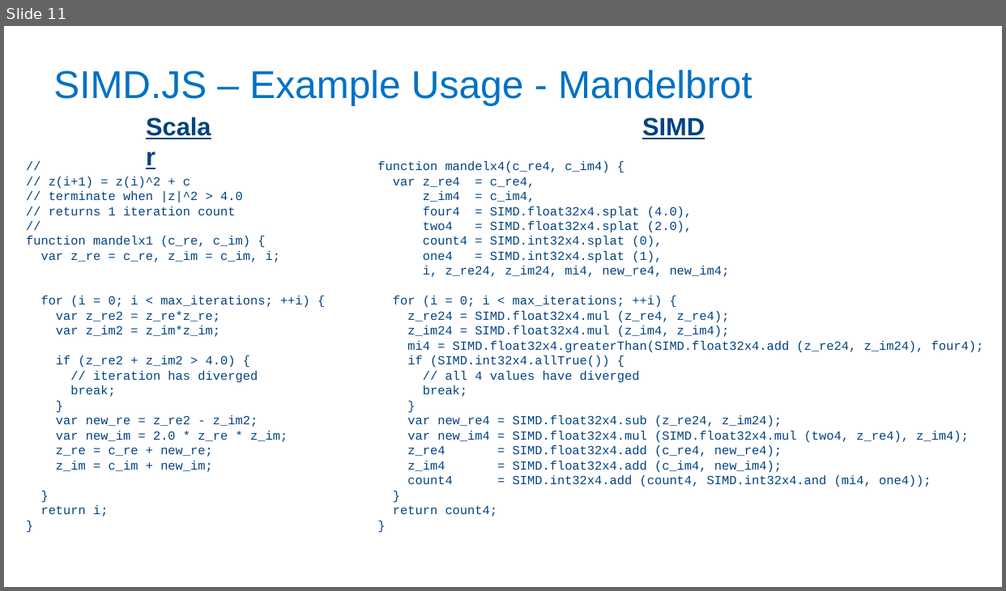
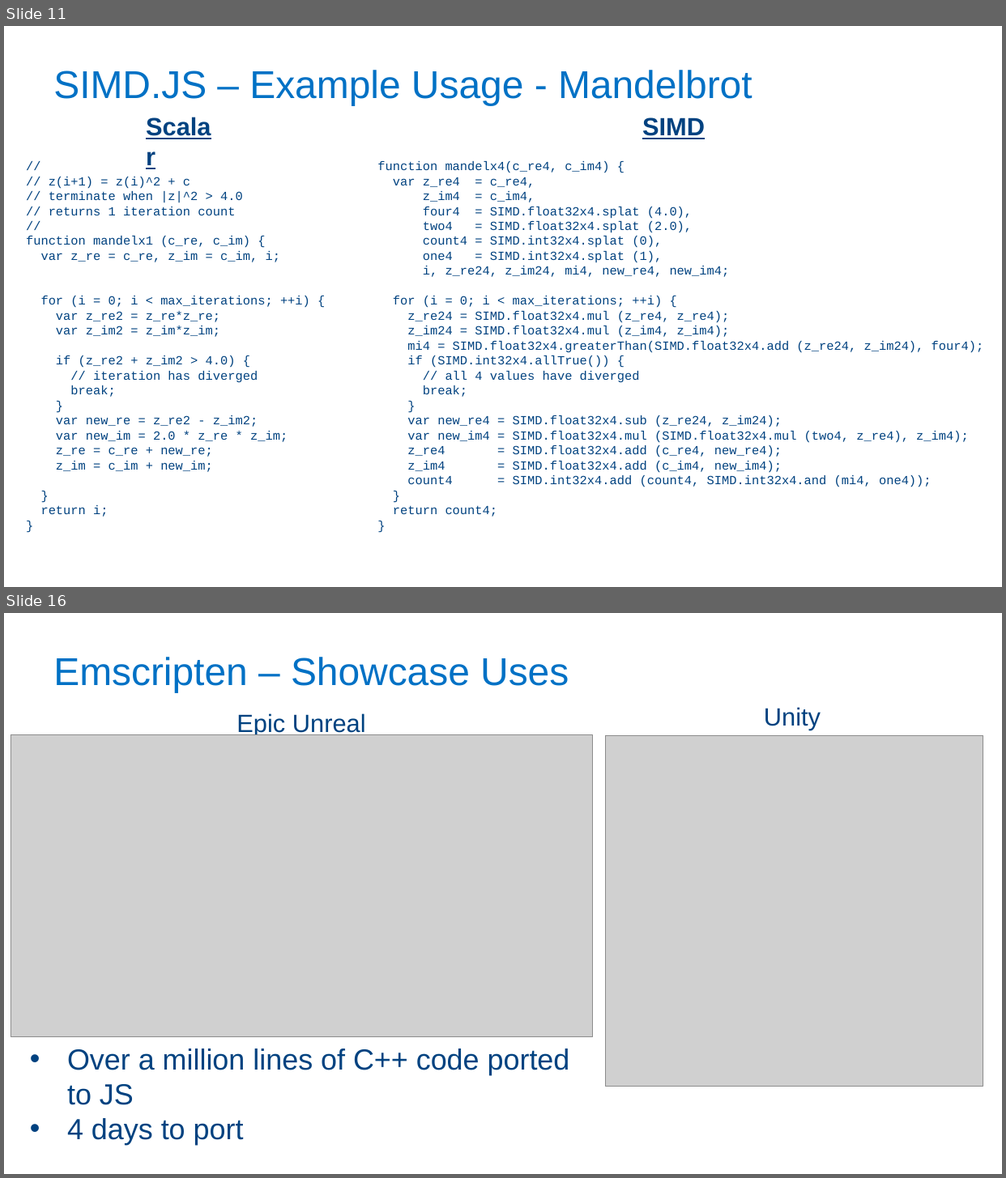
Before and after one commit to PeterJensen/wpmvp2015, a slide deck: simdjs-presentation.pptx. Shown one above the other, each under a label of ours: slide 11 before the commit, slides 11 and 16 after it; the slides between them are not shown. The pictures are 1006x591 and 1006x1178 pixels, drawn with LibreOffice and Linux fonts; fonts in the diff are those of the drawing; grey boxes stand for pictures; background and template pictures are left out. Boxes give left, top, right and bottom in pixels: in the first picture for what was removed or moved away, otherwise in the second. Text is boxed around its words. In the diff, an @@ line names an element or a change of style, - is before the commit and + after.

Commit message:
Added more slides for SIMD.JS and Emscripten

```diff
--- a/simdjs-presentation.pptx
+++ b/simdjs-presentation.pptx
@@ slide 16 added at <box>4,613,1002,1174</box>, background #FFFFFF @@
@@ title added at <box>53,657,569,693</box>, 37.3 pt, text #0071C5 @@
+Emscripten – Showcase Uses
@@ text added at <box>764,707,820,730</box>, 24 pt, text #004280 @@
+Unity
@@ text added at <box>236,713,366,736</box>, 24 pt, text #004280 @@
+Epic Unreal
@@ picture added at <box>10,735,592,1037</box> @@
@@ picture added at <box>605,736,983,1086</box> @@
@@ text added at <box>67,1049,570,1145</box>, 28 pt, text #004280 @@
+• Over a million lines of C++ code ported to JS
+• 4 days to port
```
Also in this commit, not shown: 2 slides changed, 5 other slides added, 4 other files.
